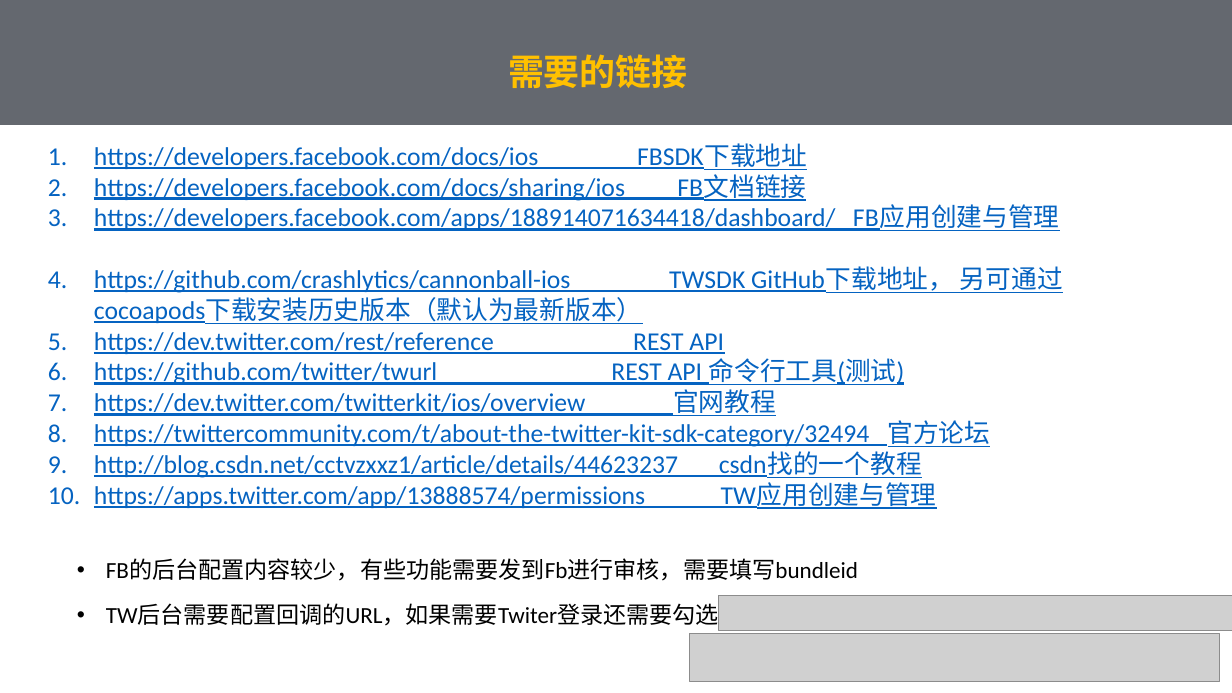
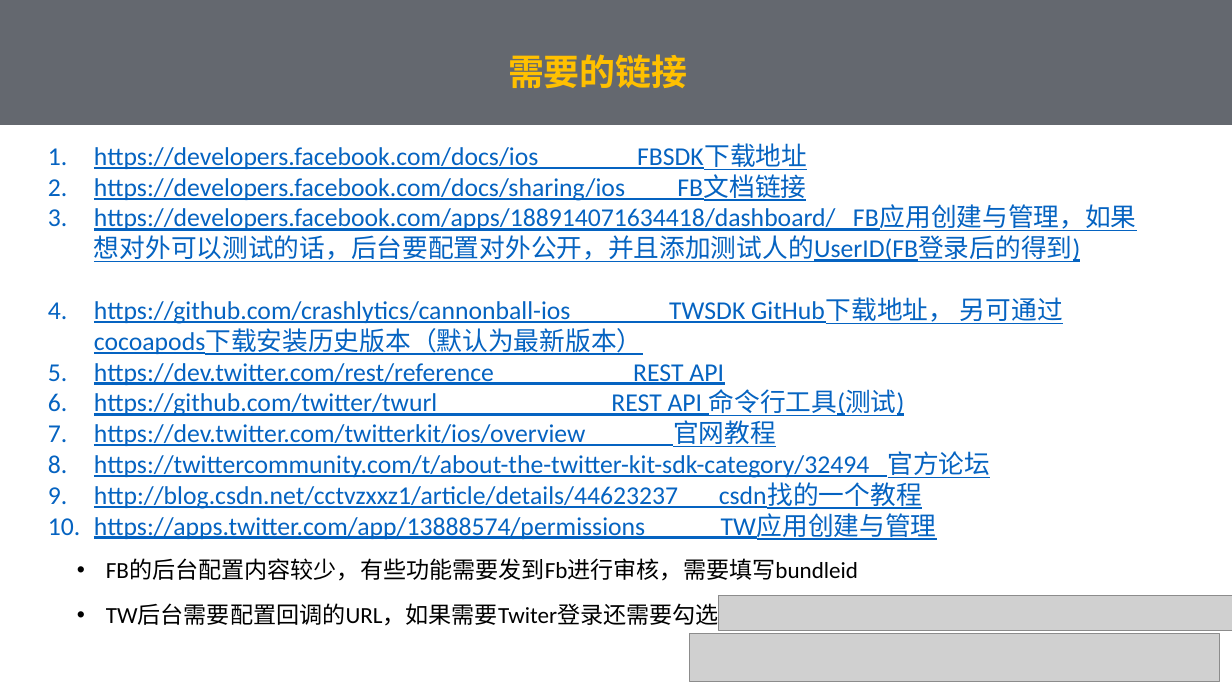
Before and after one commit to ytx0574/iOS-Demos, a slide deck: slide 2 of Documents/Facebook&Twiter分享.pptx. Drawn at 1232x693 pixels with LibreOffice and Linux fonts; fonts in the diff are those of the drawing; grey boxes stand for pictures; background and template pictures are left out. Boxes give left, top, right and bottom in pixels: in the first picture for what was removed or moved away, otherwise in the second. Text is boxed around its words. In the diff, an @@ line names an element or a change of style, - is before the commit and + after.

Commit message:
添加FB和TW分享demo

```diff
--- a/Documents/Facebook&Twiter分享.pptx
+++ b/Documents/Facebook&Twiter分享.pptx
@@ text at (x1=94, y1=206, x2=1137, y2=262): text changed @@
-3. https://developers.facebook.com/apps/188914071634418/dashboard/ FB应用创建与管理
+3. https://developers.facebook.com/apps/188914071634418/dashboard/ FB应用创建与管理，如果想对外可以测试的话，后台要配置对外公开，并且添加测试人的UserID(FB登录后的得到)
```
Also in this commit, not shown: 42 other files.
